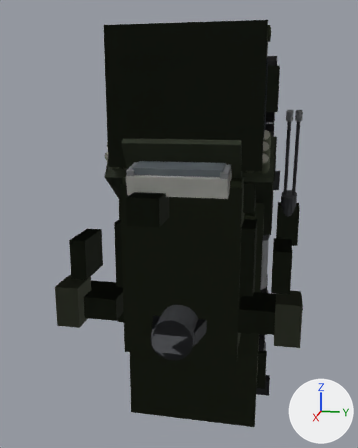
Renders of the glTF model src/KSArmory/Meshes/KSArmory_MeshAtlas.glb from each side of a commit.
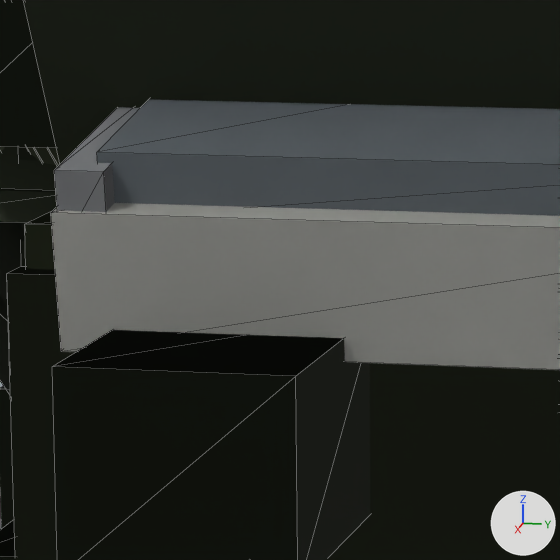
Each version is shown whole from a camera (50 mm lens) standing at (11.36, 1.58, 2.71) and looking at (1.3, -0.43, 0.19), then close up on the part from 33% to 54% of the width and 33% to 50% of the height. Arrows for +X, +Y and +Z are at lower right; the lights stay in place. The older version's two pictures come first. The close-ups show mesh edges as thin lines. Vertices at exactly the same position are counted once.

The older version as bpy lines, for what is in view:
```python
me_ksarmory_subpart_guns_vm = bpy.data.meshes.new('KSArmory_Subpart_Guns_VM')
me_ksarmory_subpart_guns_vm.from_pydata(...)  # 232 vertices, 416 faces; spans x -0.28..1.09, y -2.1..2.09, z -0.44..2.57
me_ksarmory_subpart_guns_vm.materials.append(mat_ksarmorypalette)  # picture img_ksarmory_diffuse
me_ksarmory_subpart_turret = bpy.data.meshes.new('KSArmory_Subpart_Turret')
me_ksarmory_subpart_turret.from_pydata(...)  # 364 vertices, 628 faces; spans x 2.02..4.1, y -2.06..2.06, z -1.75..2.12
me_ksarmory_subpart_turret.materials.append(mat_ksarmorypalette)  # picture img_ksarmory_diffuse
me_ksarmory_subpart_turret_vm = bpy.data.meshes.new('KSArmory_Subpart_Turret_VM')
me_ksarmory_subpart_turret_vm.from_pydata(...)  # 364 vertices, 628 faces; spans x 2.02..4.1, y -2.06..2.06, z -1.75..2.12
me_ksarmory_subpart_turret_vm.materials.append(mat_ksarmorypalette)  # picture img_ksarmory_diffuse
ob_ksarmory_subpart_guns_vm = bpy.data.objects.new('KSArmory_Subpart_Guns_VM', me_ksarmory_subpart_guns_vm)
ob_ksarmory_subpart_guns_vm.location = (0.0, 0.0, 0.0)
ob_ksarmory_subpart_turret = bpy.data.objects.new('KSArmory_Subpart_Turret', me_ksarmory_subpart_turret)
ob_ksarmory_subpart_turret.location = (0.0, 0.0, 0.0)
ob_ksarmory_subpart_turret_vm = bpy.data.objects.new('KSArmory_Subpart_Turret_VM', me_ksarmory_subpart_turret_vm)
ob_ksarmory_subpart_turret_vm.location = (0.0, 0.0, 0.0)
# also in view: 'KSArmory_Subpart_Pods_VM' at (1.48, 0.0, 1.03); 'KSArmory_Subpart_Chassis_VM' at (1.55, 0.0, 0.07)
```
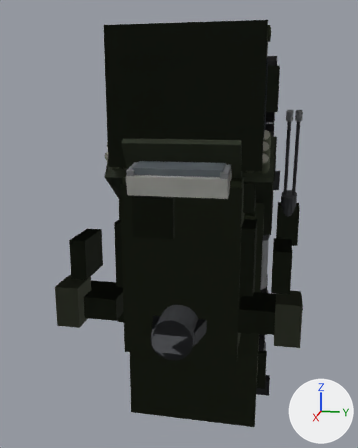
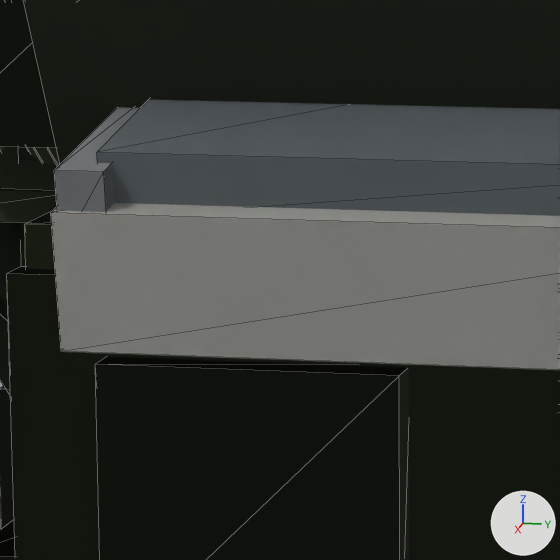
The change in detail:
me_ksarmory_subpart_turret is used by ob_ksarmory_subpart_turret; location (0.0, 0.0, 0.0).
me_ksarmory_subpart_turret had 364 vertices, 628 faces and spanned x 2.02..4.1, y -2.06..2.06, z -1.75..2.12.
me_ksarmory_subpart_turret now has 364 vertices, 628 faces and spans x 2.02..4.05, y -2.06..2.06, z -1.75..2.12.
me_ksarmory_subpart_turret part 1: the loose piece of 8 vertices spanning x 3.34..4.1, y -0.7..-0.18, z 0.82..1.28 is scaled about its middle by (0.16, 1.34, 1.53), then moved by (-0.29, 0.0, -0.23).
me_ksarmory_subpart_turret_vm is used by ob_ksarmory_subpart_turret_vm; location (0.0, 0.0, 0.0).
me_ksarmory_subpart_turret_vm had 364 vertices, 628 faces and spanned x 2.02..4.1, y -2.06..2.06, z -1.75..2.12.
me_ksarmory_subpart_turret_vm now has 364 vertices, 628 faces and spans x 2.02..4.05, y -2.06..2.06, z -1.75..2.12.
me_ksarmory_subpart_turret_vm part 2: the loose piece of 8 vertices spanning x 3.34..4.1, y -0.7..-0.18, z 0.82..1.28 is scaled about its middle by (0.16, 1.34, 1.53), then moved by (-0.29, 0.0, -0.23).

Location of each change, (x1, y1, x2, y2) in pixels of the close-ups (560 x 560 px; the box of a moved part takes in the faces that stretch with it):
'KSArmory_Subpart_Turret', reshaped (not visible before): after (0, 0, 560, 560)
'KSArmory_Subpart_Turret_VM', reshaped (not visible afterwards): before (0, 0, 560, 560)
part 1 of me_ksarmory_subpart_turret, moved or reshaped (not visible before): after (95, 356, 409, 560)
part 2 of me_ksarmory_subpart_turret_vm, moved or reshaped (not visible afterwards): before (52, 330, 370, 560)
